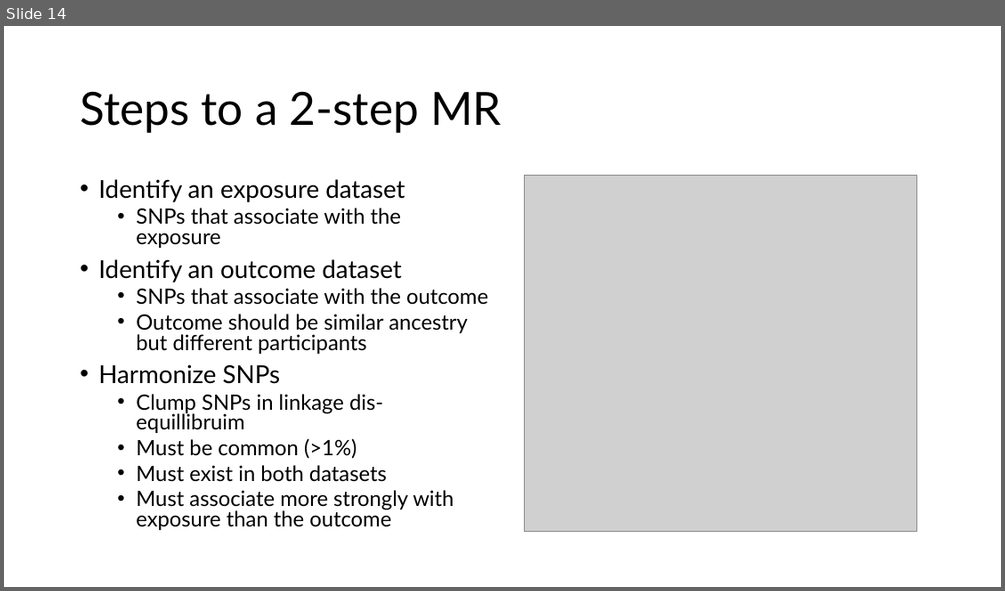
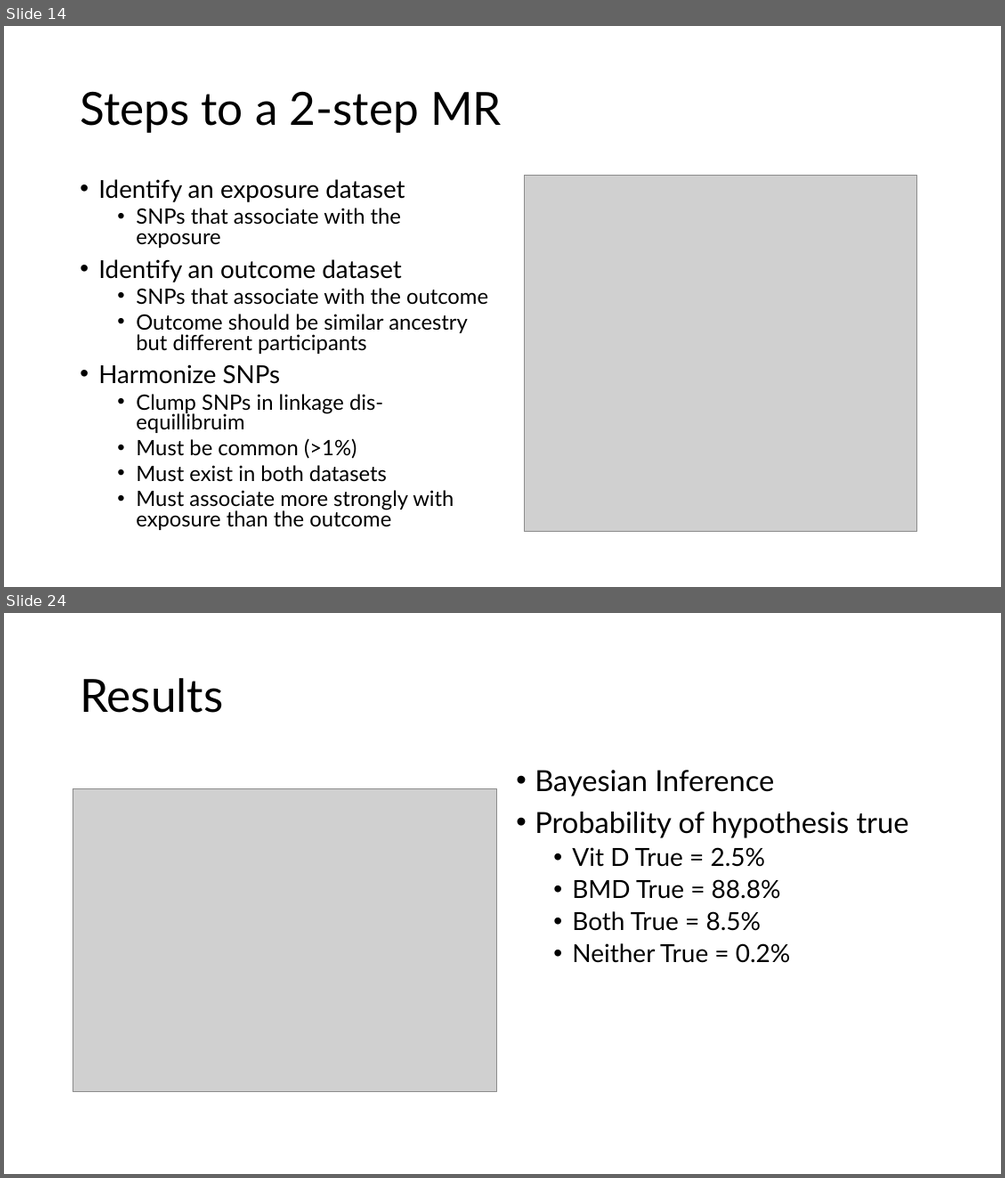
Before and after one commit to BridgesLab/PrecisionNutrition, a slide deck: Presentations/High Cholesterol Causes Bone Demineralization.pptx. Shown one above the other, each under a label of ours: slide 14 before the commit, slides 14 and 24 after it; the slides between them are not shown. The pictures are 1005x591 and 1005x1178 pixels, drawn with LibreOffice and Linux fonts; fonts in the diff are those of the drawing; grey boxes stand for pictures. Boxes give left, top, right and bottom in pixels: in the first picture for what was removed or moved away, otherwise in the second. Text is boxed around its words. In the diff, an @@ line names an element or a change of style, - is before the commit and + after.

```diff
--- a/Presentations/High Cholesterol Causes Bone Demineralization.pptx
+++ b/Presentations/High Cholesterol Causes Bone Demineralization.pptx
@@ slide 24 added at bbox=[4, 613, 1001, 1174], background #FFFFFF @@
@@ title added at bbox=[80, 678, 223, 713], 44 pt, text #000000 @@
+Results
@@ text added at bbox=[534, 770, 909, 963], 24 pt, text #000000 @@
+• Bayesian Inference
+• Probability of hypothesis true
+  • Vit D True = 2.5%
+  • BMD True = 88.8%
+  • Both True = 8.5%
+  • Neither True = 0.2%
@@ picture added at bbox=[73, 788, 497, 1092] @@
```
Also in this commit, not shown: 5 slides changed, 8 other slides added, 2 slides removed, 2 other files.
